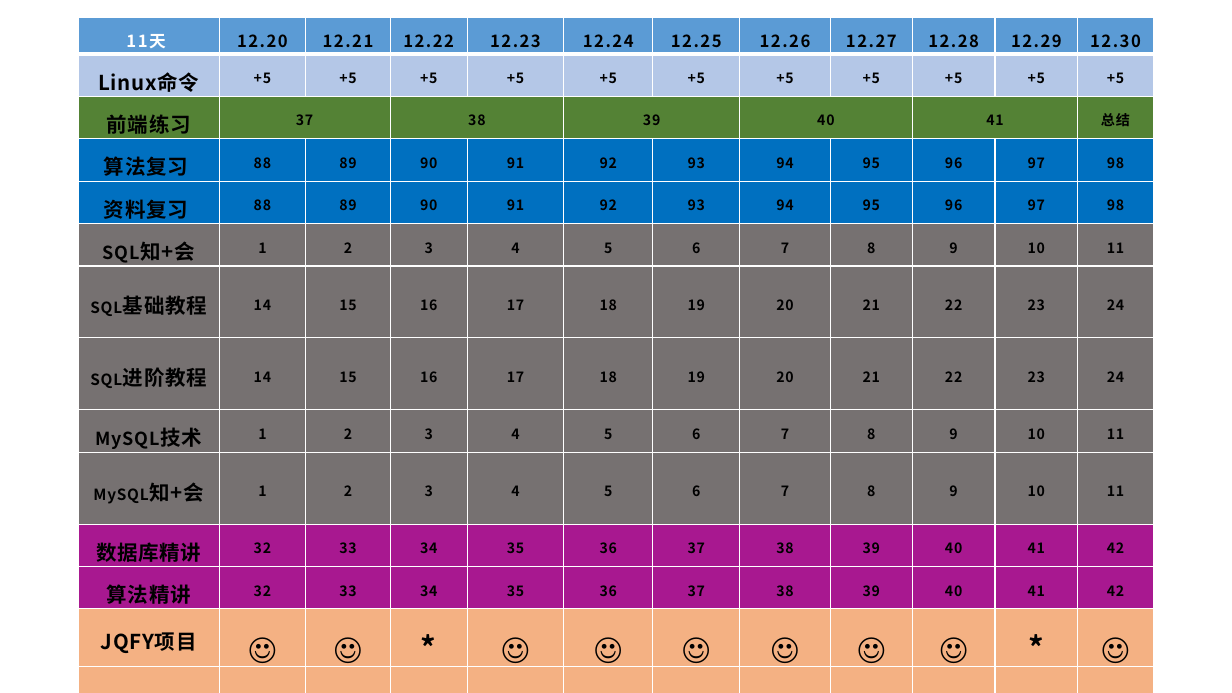
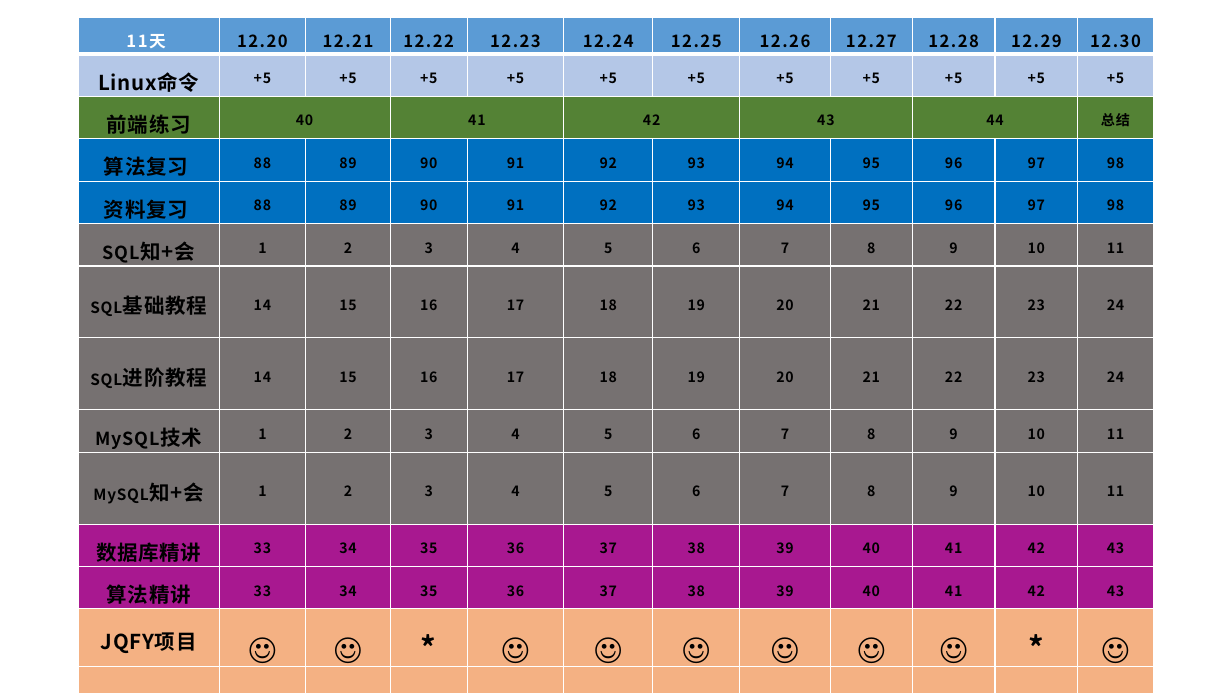
Before and after one commit to yufeifei2021/General-content-projects, a slide deck: slide 7 of a.pptx. Drawn at 1232x693 pixels with LibreOffice and Linux fonts; fonts in the diff are those of the drawing. Boxes give left, top, right and bottom in pixels: in the first picture for what was removed or moved away, otherwise in the second. Text is boxed around its words. In the diff, an @@ line names an element or a change of style, - is before the commit and + after.

```diff
--- a/a.pptx
+++ b/a.pptx
@@ table at [79,18,1154,677] @@
-row 3: 前端练习 | 37 |  | 38 |  | 39 |  | 40 |  | 41 |  | 总结
+row 3: 前端练习 | 40 |  | 41 |  | 42 |  | 43 |  | 44 |  | 总结
-row 11: 数据库精讲 | 32 | 33 | 34 | 35 | 36 | 37 | 38 | 39 | 40 | 41 | 42
+row 11: 数据库精讲 | 33 | 34 | 35 | 36 | 37 | 38 | 39 | 40 | 41 | 42 | 43
-row 12: 算法精讲 | 32 | 33 | 34 | 35 | 36 | 37 | 38 | 39 | 40 | 41 | 42
+row 12: 算法精讲 | 33 | 34 | 35 | 36 | 37 | 38 | 39 | 40 | 41 | 42 | 43
-row 14: Python100天 | 94 |  | 95 | 96 |  | 97 | 98 |  | 99 | 100 | 
+row 14: Python100天 | 96 |  | 97 |  | 98 |  | 99 |  | 100 |  | 
-row 15: 晚间Django | 83 | 84 | 85 | 86 | 87 | 88 | 89 | 90 | 91 | 92 | 93
+row 15: 晚间Django | 85 | 86 | 87 | 88 | 89 | 90 | 91 | 92 | 93 | 94 | 95
```
Also in this commit, not shown: 2 other slides changed.
